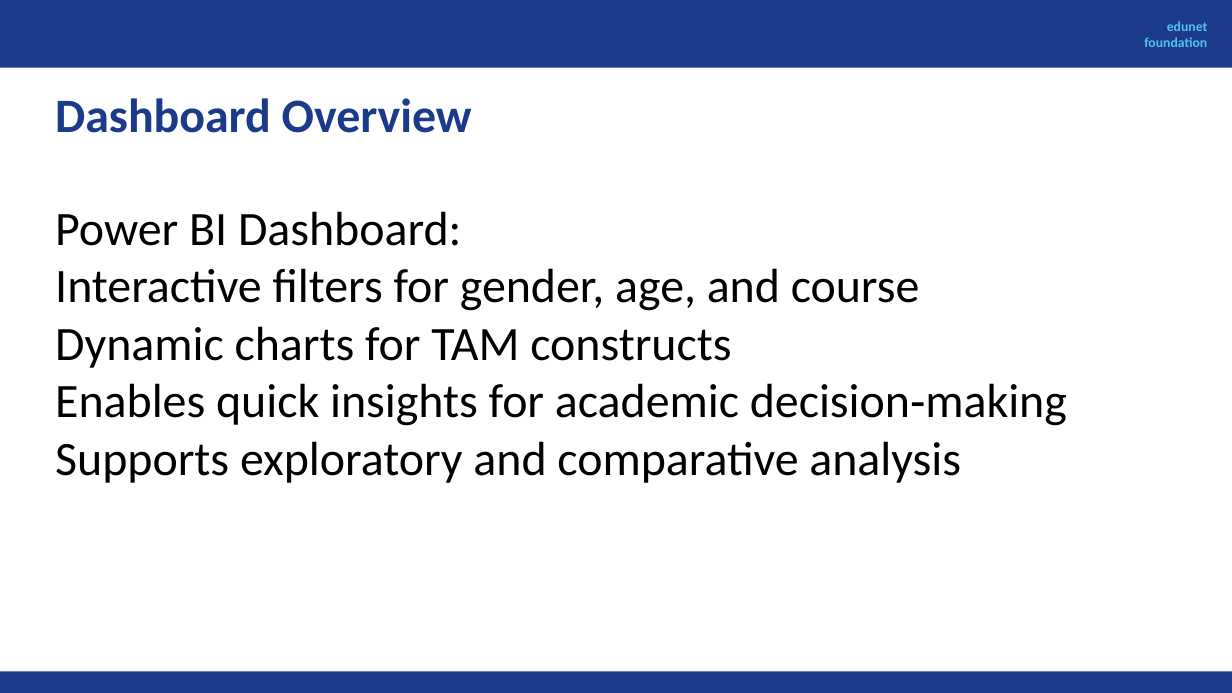
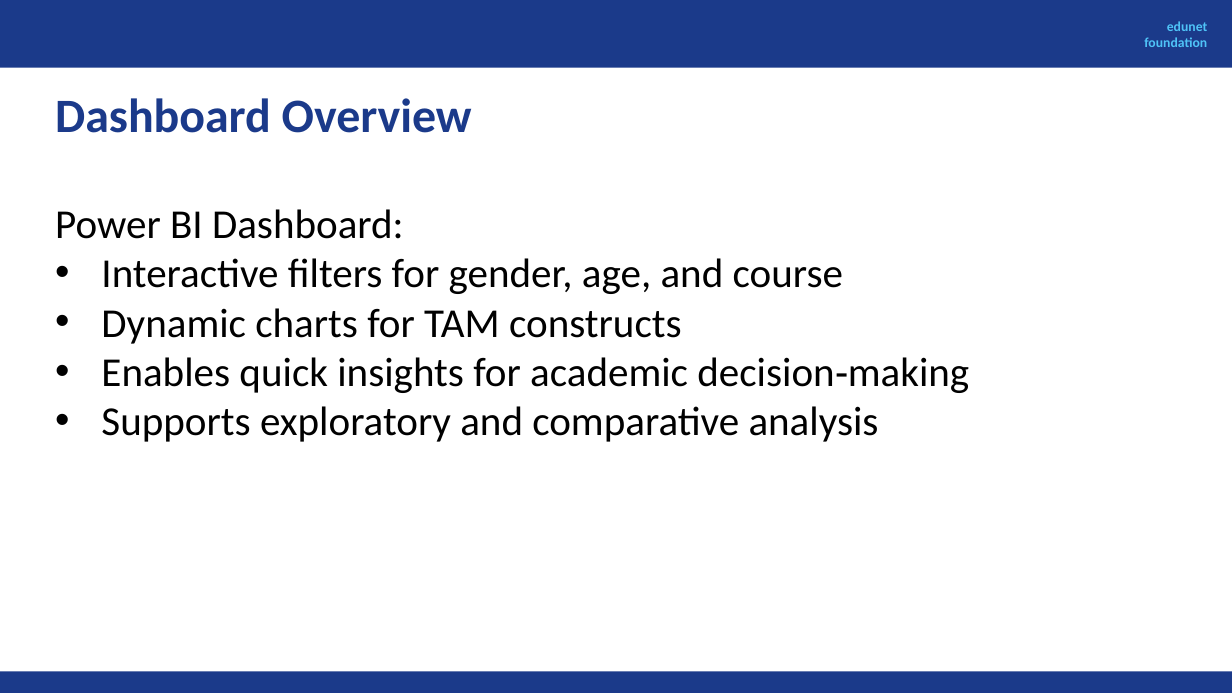
Before and after one commit to preetisingh-crypto/My_Project, a slide deck: slide 19 of AI Fellowship Project on E learning.pptx. Drawn at 1232x693 pixels with LibreOffice and Linux fonts; fonts in the diff are those of the drawing. Boxes give left, top, right and bottom in pixels: in the first picture for what was removed or moved away, otherwise in the second. Text is boxed around its words. In the diff, an @@ line names an element or a change of style, - is before the commit and + after.

```diff
--- a/AI Fellowship Project on E learning.pptx
+++ b/AI Fellowship Project on E learning.pptx
@@ text "Power BI Dashboard:" at [55,209,969,442]: size 28 to 24 pt; bullet none to • @@
```
Also in this commit, not shown: 4 other slides changed, 2 slides added, 2 slides removed.
